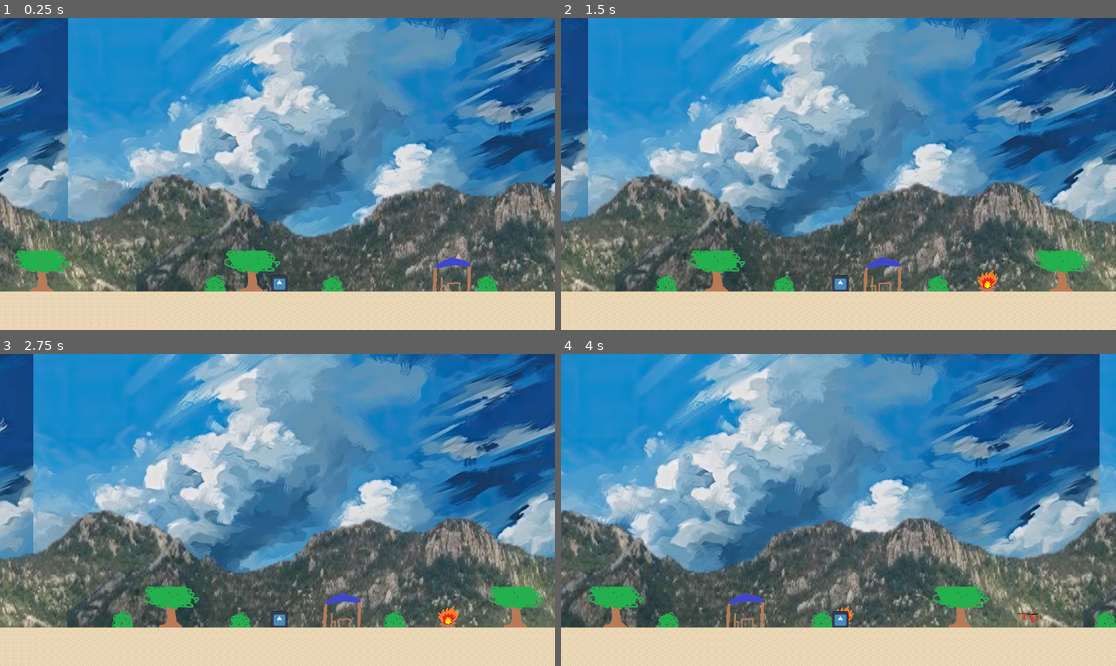
Above: before the commit, frames 1-4 (two rows, left to right).
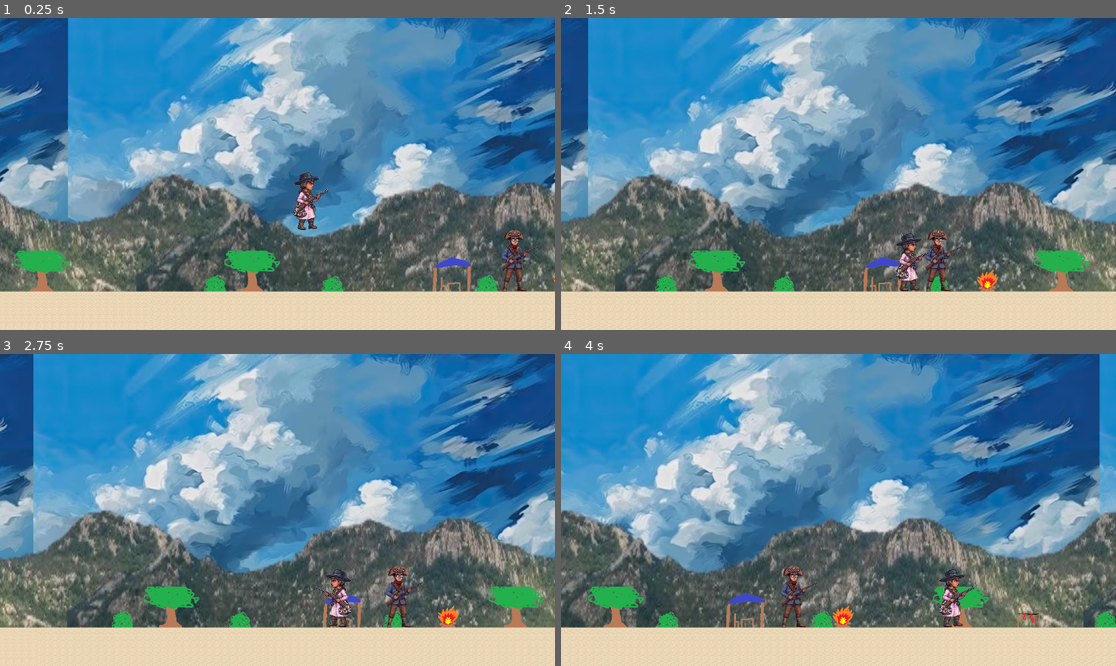
Above: after the commit, the same moments.

Repository: LBranco27/caminhos_de_maria_bonita
Game: Godot game, scene res://scenes/main/camp/acampamento.tscn
The game is run twice, just before and just after one commit, with the same random seed, the same clock (stepped at 60 frames per second) and the same inputs. The engine's default icon, where the game draws it, is replaced by a stand-in: a white triangle on a blue panel in a dark square.
Inputs:
- Up to frame 1 (0.25 s): no input
- Up to frame 2 (1.5 s): tap Enter (ui_accept) at 0.5, 0.6, 0.77, 1.07 s; hold Right (ui_right) from 0.53 s (still down); tap E (interact) at 1.35 s
- Up to frame 3 (2.75 s): tap Enter (ui_accept) at 1.52, 1.55, 1.82, 2.1 s; release Right (ui_right) at 2.03 s; hold Left (ui_left) from 2.03 s (still down)
- Up to frame 4 (4 s): release Left (ui_left) at 2.78 s; hold Right (ui_right) from 2.78 s (still down); tap E (interact) at 2.85 s; tap Enter (ui_accept) at 3.02, 3.05, 3.32, 3.6, 3.77 s

The runs differ from the first frame. In frame 1, 1.2% of the frame differs, in the area x 48-97%, y 49-88%; in frame 2, 1.2%; in frame 3, 1.1%; in frame 4, 1.2%, in the area x 39-75%, y 67-88%.

Commit message:
add Player e npc
adicionar maria bonita e cangaceiro

Diff:
--- a/project.godot
+++ b/project.godot
@@ -35,3 +35,4 @@
 [rendering]
 
 rendering_device/driver.windows="d3d12"
+renderer/rendering_method="mobile"
--- /dev/null
+++ b/scenes/game/cangaceiro/cangaceiro.tscn
@@ -0,0 +1,71 @@
+[gd_scene format=3 uid="uid://dblcr36x2eq2x"]
+
+[ext_resource type="Texture2D" uid="uid://dblpgoi2fmuso" path="res://assets/sprite/cangaceiro/cangaceiro.png" id="1_cjohl"]
+
+[sub_resource type="CapsuleShape2D" id="CapsuleShape2D_j0go7"]
+radius = 23.0
+height = 130.0
+
+[sub_resource type="AtlasTexture" id="AtlasTexture_1gs11"]
+atlas = ExtResource("1_cjohl")
+region = Rect2(0, 0, 455, 500)
+
+[sub_resource type="AtlasTexture" id="AtlasTexture_y1dhq"]
+atlas = ExtResource("1_cjohl")
+region = Rect2(455, 0, 455, 500)
+
+[sub_resource type="AtlasTexture" id="AtlasTexture_p3i1q"]
+atlas = ExtResource("1_cjohl")
+region = Rect2(910, 0, 455, 500)
+
+[sub_resource type="AtlasTexture" id="AtlasTexture_p14hc"]
+atlas = ExtResource("1_cjohl")
+region = Rect2(1365, 0, 455, 500)
+
+[sub_resource type="AtlasTexture" id="AtlasTexture_ouce5"]
+atlas = ExtResource("1_cjohl")
+region = Rect2(1820, 0, 455, 500)
+
+[sub_resource type="AtlasTexture" id="AtlasTexture_13drh"]
+atlas = ExtResource("1_cjohl")
+region = Rect2(2275, 0, 455, 500)
+
+[sub_resource type="SpriteFrames" id="SpriteFrames_j0go7"]
+animations = [{
+"frames": [{
+"duration": 1.0,
+"texture": SubResource("AtlasTexture_1gs11")
+}, {
+"duration": 1.0,
+"texture": SubResource("AtlasTexture_y1dhq")
+}, {
+"duration": 1.0,
+"texture": SubResource("AtlasTexture_p3i1q")
+}, {
+"duration": 1.0,
+"texture": SubResource("AtlasTexture_p14hc")
+}, {
+"duration": 1.0,
+"texture": SubResource("AtlasTexture_ouce5")
+}, {
+"duration": 1.0,
+"texture": SubResource("AtlasTexture_13drh")
+}],
+"loop": true,
+"name": &"idle",
+"speed": 5.0
+}]
+
+[node name="Cangaceiro" type="CharacterBody2D" unique_id=502561641]
+
+[node name="CollisionShape2D" type="CollisionShape2D" parent="." unique_id=574803493]
+shape = SubResource("CapsuleShape2D_j0go7")
+disabled = true
+
+[node name="AnimatedSprite2D" type="AnimatedSprite2D" parent="." unique_id=713360696]
+position = Vector2(-9.536743e-07, 1.1920929e-07)
+scale = Vector2(0.2993132, 0.29525003)
+sprite_frames = SubResource("SpriteFrames_j0go7")
+animation = &"idle"
+autoplay = "idle"
+frame_progress = 0.955224
--- a/scenes/game/player/player.tscn
+++ b/scenes/game/player/player.tscn
@@ -1,13 +1,71 @@
 [gd_scene format=3 uid="uid://vb8t8oljqlrb"]
 
-[ext_resource type="Script" uid="uid://dd0cdbtu0ynpv" path="res://scripts/global/player.gd" id="1_4m2od"]
+[ext_resource type="Texture2D" uid="uid://c16muqugm5633" path="res://assets/sprite/player/player.png" id="1_4m2od"]
+[ext_resource type="Script" uid="uid://dd0cdbtu0ynpv" path="res://scripts/global/player.gd" id="1_t5cse"]
 
 [sub_resource type="CapsuleShape2D" id="CapsuleShape2D_a6wu5"]
-radius = 56.0
-height = 220.0
+radius = 23.0
+height = 118.0
+
+[sub_resource type="AtlasTexture" id="AtlasTexture_t5cse"]
+atlas = ExtResource("1_4m2od")
+region = Rect2(0, 512, 455, 512)
+
+[sub_resource type="AtlasTexture" id="AtlasTexture_bkoau"]
+atlas = ExtResource("1_4m2od")
+region = Rect2(455, 512, 455, 512)
+
+[sub_resource type="AtlasTexture" id="AtlasTexture_abehh"]
+atlas = ExtResource("1_4m2od")
+region = Rect2(910, 512, 455, 512)
+
+[sub_resource type="AtlasTexture" id="AtlasTexture_prej5"]
+atlas = ExtResource("1_4m2od")
+region = Rect2(1365, 512, 455, 512)
+
+[sub_resource type="AtlasTexture" id="AtlasTexture_dqfck"]
+atlas = ExtResource("1_4m2od")
+region = Rect2(1820, 512, 455, 512)
+
+[sub_resource type="AtlasTexture" id="AtlasTexture_gmc11"]
+atlas = ExtResource("1_4m2od")
+region = Rect2(2275, 512, 455, 512)
+
+[sub_resource type="SpriteFrames" id="SpriteFrames_gdbv0"]
+animations = [{
+"frames": [{
+"duration": 1.0,
+"texture": SubResource("AtlasTexture_t5cse")
+}, {
+"duration": 1.0,
+"texture": SubResource("AtlasTexture_bkoau")
+}, {
+"duration": 1.0,
+"texture": SubResource("AtlasTexture_abehh")
+}, {
+"duration": 1.0,
+"texture": SubResource("AtlasTexture_prej5")
+}, {
+"duration": 1.0,
+"texture": SubResource("AtlasTexture_dqfck")
+}, {
+"duration": 1.0,
+"texture": SubResource("AtlasTexture_gmc11")
+}],
+"loop": true,
+"name": &"idle",
+"speed": 5.0
+}]
 
 [node name="Player" type="CharacterBody2D" unique_id=1278146228]
-script = ExtResource("1_4m2od")
+script = ExtResource("1_t5cse")
 
 [node name="CollisionShape2D" type="CollisionShape2D" parent="." unique_id=457261676]
 shape = SubResource("CapsuleShape2D_a6wu5")
+
+[node name="AnimatedSprite2D" type="AnimatedSprite2D" parent="." unique_id=1457824412]
+position = Vector2(-1.7499994, -15.312498)
+scale = Vector2(0.29340658, 0.28637695)
+sprite_frames = SubResource("SpriteFrames_gdbv0")
+animation = &"idle"
+autoplay = "idle"
--- a/scenes/main/camp/acampamento.tscn
+++ b/scenes/main/camp/acampamento.tscn
@@ -11,6 +11,8 @@
 [ext_resource type="Script" uid="uid://bivx5nf0pi61s" path="res://scripts/global/character_body_2d.gd" id="6_em6kt"]
 [ext_resource type="Script" uid="uid://cro2ia4udnvq0" path="res://scripts/global/fogueira.gd" id="7_8iutl"]
 [ext_resource type="Texture2D" uid="uid://dkylaa7vp2626" path="res://assets/sprite/objects/fogueira_branco.png" id="7_e2i7t"]
+[ext_resource type="PackedScene" uid="uid://vb8t8oljqlrb" path="res://scenes/game/player/player.tscn" id="12_wrsmo"]
+[ext_resource type="PackedScene" uid="uid://dblcr36x2eq2x" path="res://scenes/game/cangaceiro/cangaceiro.tscn" id="13_1avdw"]
 
 [sub_resource type="RectangleShape2D" id="RectangleShape2D_8iutl"]
 size = Vector2(54, 53)
@@ -2644,7 +2646,14 @@
 position = Vector2(-2, 0)
 shape = SubResource("RectangleShape2D_8iutl")
 
+[node name="Cangaceiro" parent="." unique_id=502561641 instance=ExtResource("13_1avdw")]
+position = Vector2(596, 510)
+
+[node name="Player" parent="." unique_id=1278146228 instance=ExtResource("12_wrsmo")]
+position = Vector2(164, 361)
+
 [node name="Player_provisorio" type="CharacterBody2D" parent="." unique_id=2075116241]
+visible = false
 position = Vector2(109, 552)
 script = ExtResource("6_em6kt")
 
--- a/scripts/global/player.gd
+++ b/scripts/global/player.gd
@@ -1,16 +1,32 @@
 extends CharacterBody2D
+#Variavel para controlar a animação
+@onready var anim: AnimatedSprite2D = $AnimatedSprite2D
 
-const SPEED = 200.0
+const SPEED = 390.0
+const JUMP_VELOCITY = -400.0
+
 
 func _physics_process(delta: float) -> void:
-	var direction := Vector2(
-		Input.get_axis("ui_left", "ui_right"),
-		Input.get_axis("ui_up", "ui_down")
-	)
+	# Add the gravity.
+	if not is_on_floor():
+		velocity += get_gravity() * delta
 
-	if direction != Vector2.ZERO:
-		velocity = direction.normalized() * SPEED
+	# Handle jump.
+	if Input.is_action_just_pressed("ui_accept") and is_on_floor():
+		velocity.y = JUMP_VELOCITY
+
+	# Get the input direction and handle the movement/deceleration.
+	# As good practice, you should replace UI actions with custom gameplay actions.
+	var direction := Input.get_axis("ui_left", "ui_right")
+	if direction:
+		velocity.x = direction * SPEED
 	else:
-		velocity = Vector2.ZERO
+		velocity.x = move_toward(velocity.x, 0, SPEED)
+
+	if direction > 0:
+		anim.flip_h = false
+
+	elif direction < 0:
+		anim.flip_h = true
 
 	move_and_slide()
Binary file added: assets/sprite/cangaceiro/cangaceiro.png
Not shown, added: assets/sprite/cangaceiro/cangaceiro.png.import
Not shown, removed: assets/sprite/player/deletar.txt
Binary file added: assets/sprite/player/player.png
Not shown, added: assets/sprite/player/player.png.import
